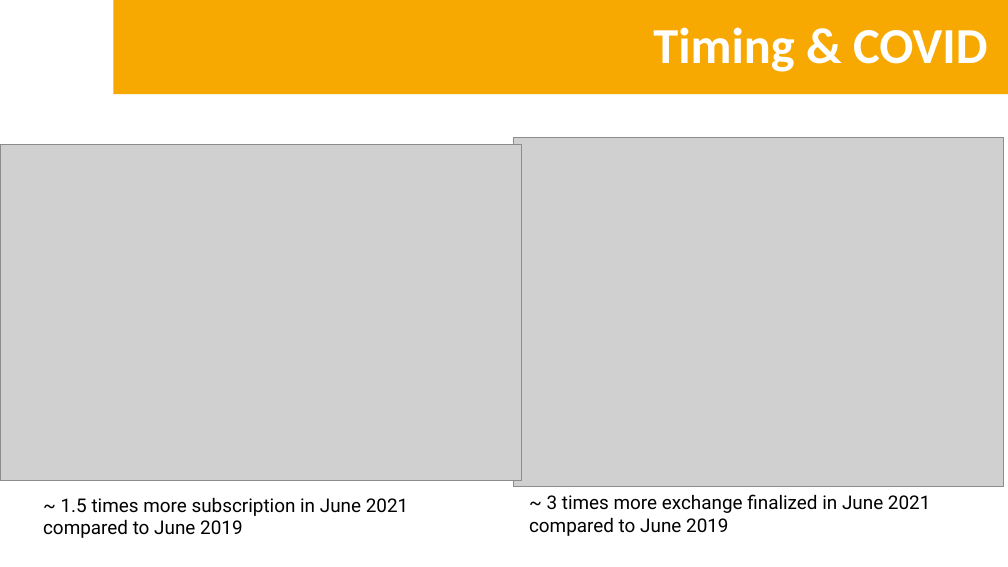
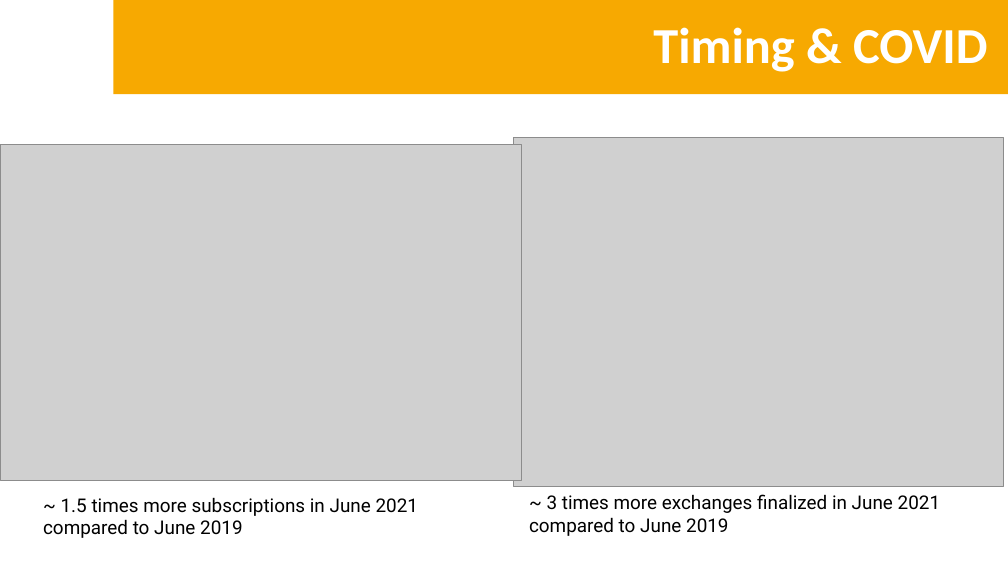
Before and after one commit to ctherreau/HomeExchange, a slide deck: slide 5 of DemoDay.pptx. Drawn at 1008x567 pixels with LibreOffice and Linux fonts; fonts in the diff are those of the drawing; grey boxes stand for pictures; background and template pictures are left out. Boxes give left, top, right and bottom in pixels: in the first picture for what was removed or moved away, otherwise in the second. Text is boxed around its words. In the diff, an @@ line names an element or a change of style, - is before the commit and + after.

```diff
--- a/DemoDay.pptx
+++ b/DemoDay.pptx
@@ text at (x1=43, y1=497, x2=418, y2=538): text changed @@
-~ 1.5 times more subscription in June 2021 compared to June 2019
+~ 1.5 times more subscriptions in June 2021 compared to June 2019
@@ text at (x1=529, y1=494, x2=940, y2=536): text changed @@
-~ 3 times more exchange finalized in June 2021 compared to June 2019
+~ 3 times more exchanges finalized in June 2021 compared to June 2019
```
Also in this commit, not shown: 1 other slide changed, 2 other files.
